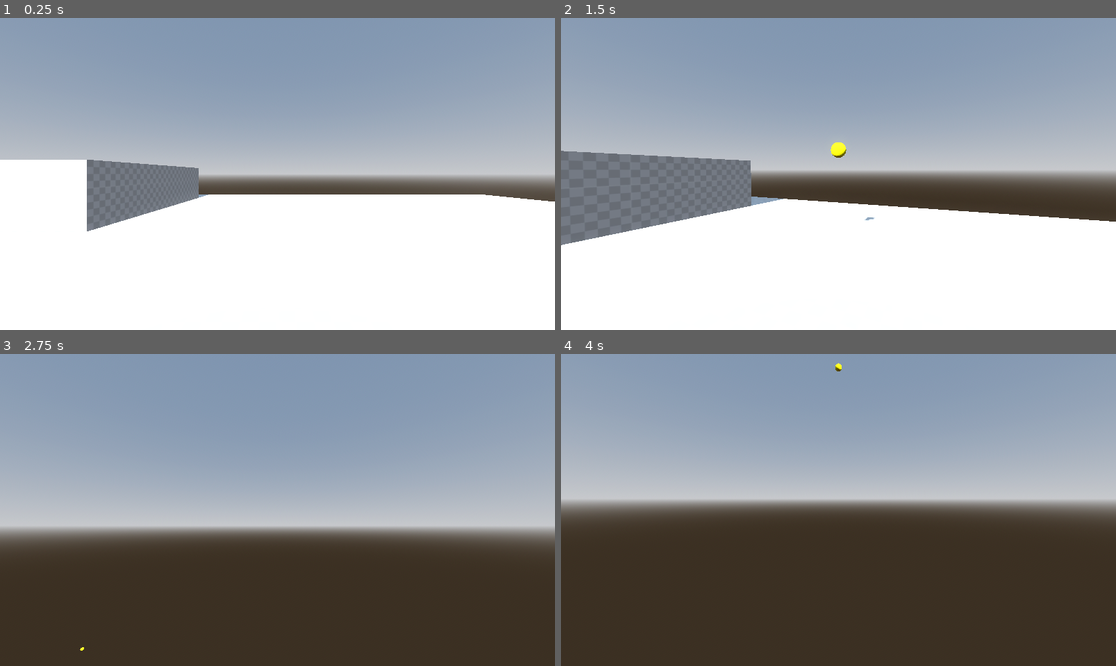
Above: before the commit, frames 1-4 (two rows, left to right).
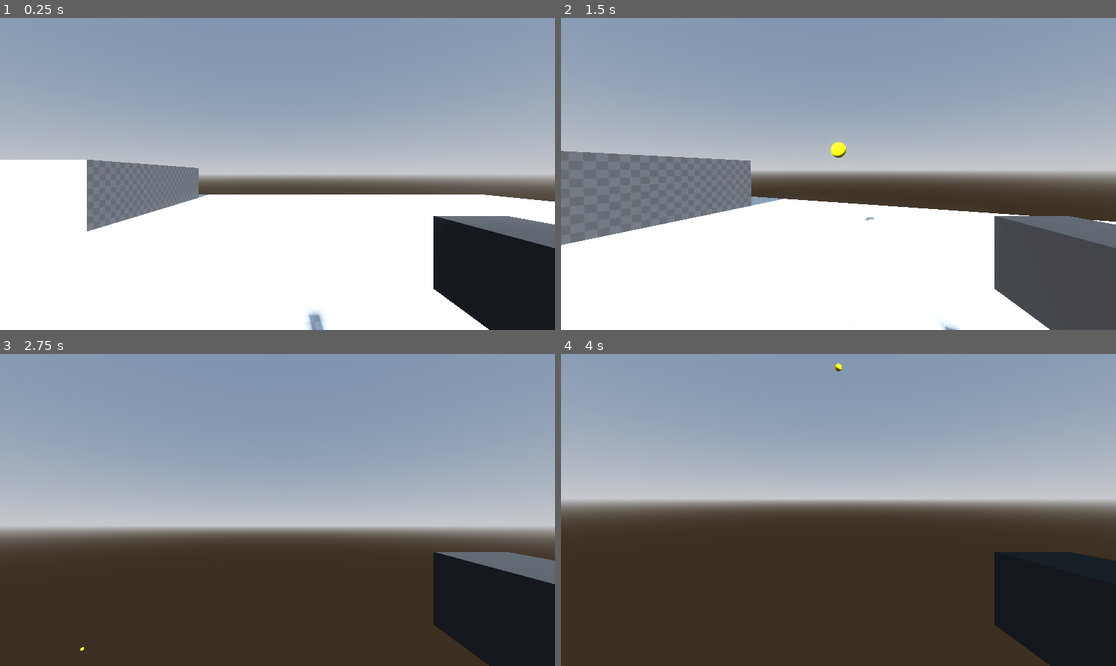
Above: after the commit, the same moments.

Repository: UselessFodder/Filthy_Neon_FPS_Project
Game: Godot game, scene res://world.tscn
Same seed, same stepped clock (60 frames per second), same inputs: the game is played once before the commit and once after it.
Inputs (mouse positions are in pixels of both pictures, inside the frame that each line leads up to):
- Up to frame 1 (0.25 s): no input
- Up to frame 2 (1.5 s): tap Enter (ui_accept) at 0.5, 0.77 s; move the mouse to (866, 174) at 0.52 s; hold Ctrl (crouch) 0.53-1.28 s; hold Up (ui_up) from 0.53 s (still down); move the mouse to (810, 174) at 1.27 s; click (810, 174) at 1.35 s
- Up to frame 3 (2.75 s): keep holding Up (ui_up); tap Enter (ui_accept) at 1.52 s; move the mouse to (288, 503) at 2.02 s; hold Shift (sprint) from 2.03 s (still down)
- Up to frame 4 (4 s): keep holding Up (ui_up); tap Enter (ui_accept) at 2.75, 3.02, 3.5, 3.77 s; move the mouse to (832, 516) at 2.77 s; release Shift (sprint) at 2.78 s; tap Ctrl (crouch) at 2.85 s; move the mouse to (877, 513) at 3.52 s; click (877, 513) at 3.6 s

The runs differ from the first frame. In frame 1, 7.4% of the frame differs, in the area x 55-100%, y 63-100%; in frame 2, 7.3%; in frame 3, 7.2%; in frame 4, 7.2%.

Commit message:
Added base weapon model
TODO: Export shoot function to weapon

Diff:
--- a/CharacterBody3D.gd
+++ b/CharacterBody3D.gd
@@ -2,6 +2,7 @@
 
 @onready var head = $Head
 @onready var feet = $Feet
+@onready var weapon_pos = $Head/weapon_pos
 
 
 const FEET_HEIGHT = 0.0
@@ -23,6 +24,12 @@
 
 func _ready():
 	Input.set_mouse_mode(Input.MOUSE_MODE_CAPTURED)
+
+	var weapon = preload("res://weapon.tscn")
+	var current_weapon = weapon.instantiate()
+	current_weapon.transform = weapon_pos.transform
+	weapon_pos.add_child(current_weapon)
+
 
 func _input(event):
 	if event is InputEventMouseMotion:
--- a/player.tscn
+++ b/player.tscn
@@ -17,6 +17,9 @@
 
 [node name="Camera3D" type="Camera3D" parent="CharacterBody3D/Head"]
 
+[node name="weapon_pos" type="Node3D" parent="CharacterBody3D/Head"]
+transform = Transform3D(1, 0, 0, 0, 1, 0, 0, 0, 1, 0.132, -0.0536444, -0.039364)
+
 [node name="Body" type="CollisionShape3D" parent="CharacterBody3D"]
 transform = Transform3D(1, 0, 0, 0, 1, 0, 0, 0, 1, 0, 0.5, 0)
 shape = SubResource("CapsuleShape3D_hck1q")
--- /dev/null
+++ b/weapon.gd
@@ -0,0 +1,12 @@
+extends Node3D
+
+@export var is_automatic = false
+
+# Called when the node enters the scene tree for the first time.
+func _ready():
+	pass # Replace with function body.
+
+
+# Called every frame. 'delta' is the elapsed time since the previous frame.
+func _process(delta):
+	pass
--- /dev/null
+++ b/weapon.tscn
@@ -0,0 +1,17 @@
+[gd_scene load_steps=4 format=3 uid="uid://bqy562xc7hd56"]
+
+[ext_resource type="Script" path="res://weapon.gd" id="1_tv631"]
+
+[sub_resource type="StandardMaterial3D" id="StandardMaterial3D_8blf0"]
+albedo_color = Color(0.239216, 0.239216, 0.239216, 1)
+metallic = 0.52
+
+[sub_resource type="BoxMesh" id="BoxMesh_16mmd"]
+material = SubResource("StandardMaterial3D_8blf0")
+size = Vector3(0.1, 0.1, 0.4)
+
+[node name="weapon" type="Node3D"]
+script = ExtResource("1_tv631")
+
+[node name="mesh" type="MeshInstance3D" parent="."]
+mesh = SubResource("BoxMesh_16mmd")
